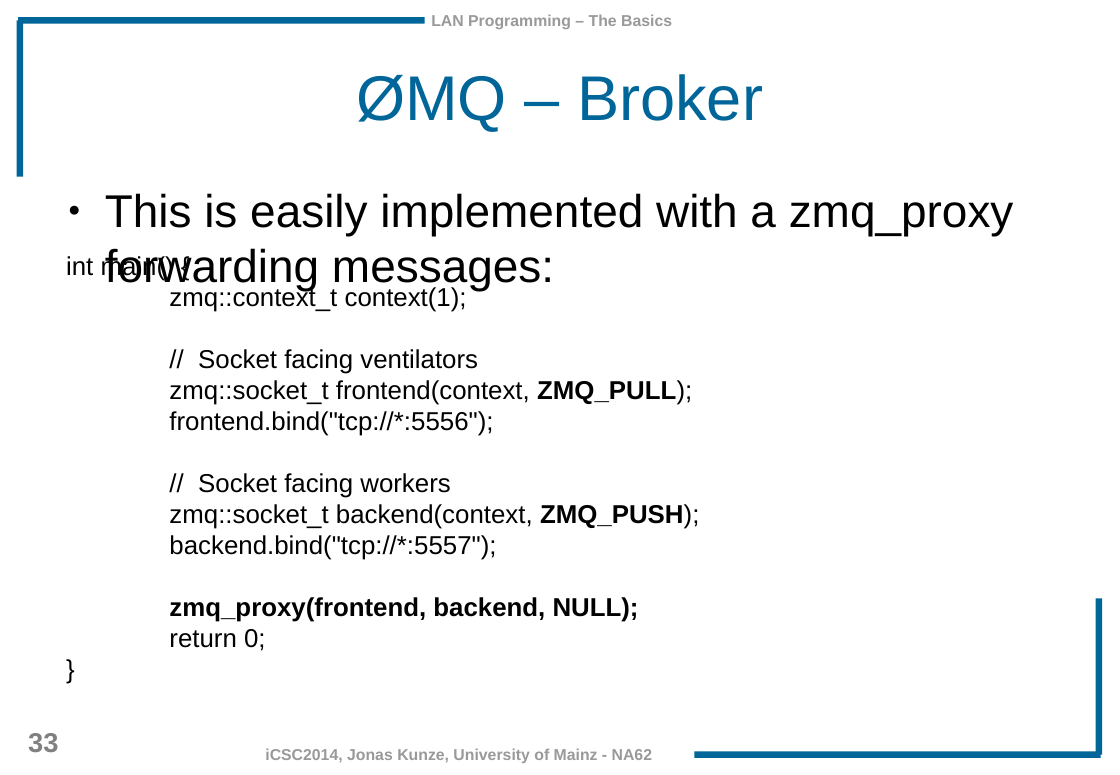
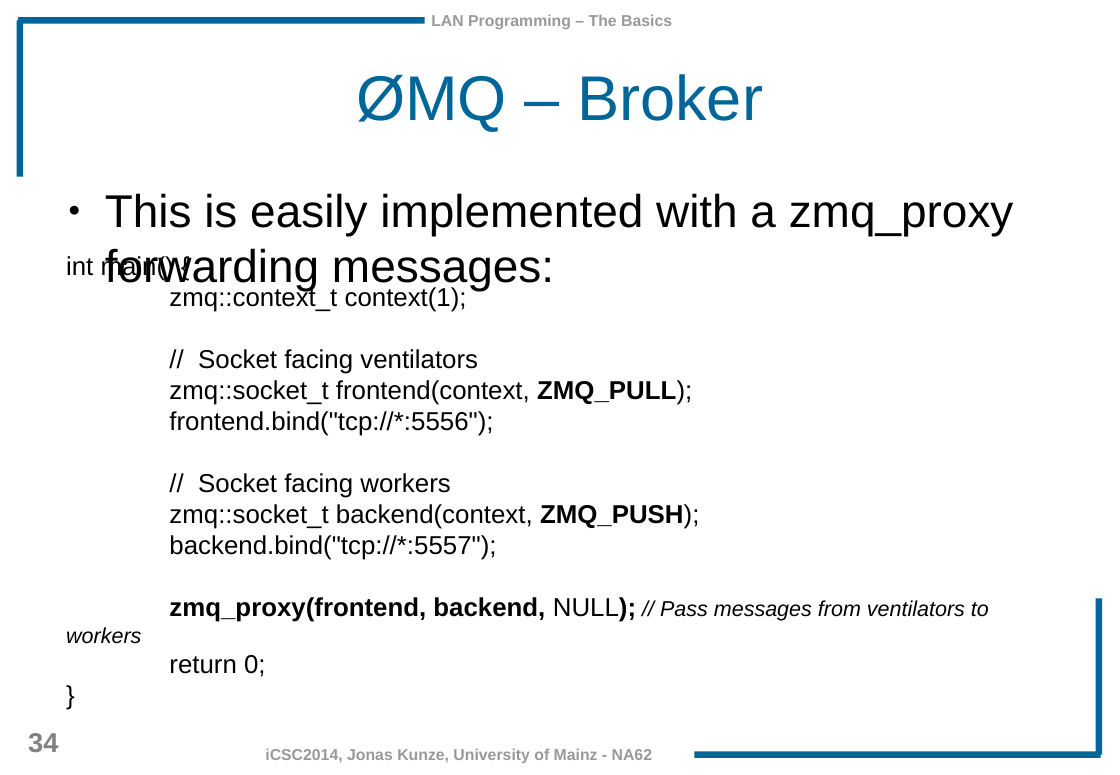
Before and after one commit to JonasKunze/icsc2014, a slide deck: slide 34 of iCSC-2014-Network-Libraries.odp (slide 33 before the commit). Drawn at 1120x775 pixels with LibreOffice and Linux fonts; fonts in the diff are those of the drawing; background and template pictures are left out. Boxes give left, top, right and bottom in pixels: in the first picture for what was removed or moved away, otherwise in the second. Text is boxed around its words. In the diff, an @@ line names an element or a change of style, - is before the commit and + after.

```diff
--- a/iCSC-2014-Network-Libraries.odp
+++ b/iCSC-2014-Network-Libraries.odp
@@ text at (66, 597, 989, 644): text changed; size 18 to 15 pt; bold off; italic on @@
-zmq_proxy(frontend, backend, NULL);
+zmq_proxy(frontend, backend, NULL); // Pass messages from ventilators to workers
@@ page number at (28, 733, 58, 752): text changed @@
-33
+34
```
Also in this commit, not shown: 26 other slides changed, 1 slide added.
